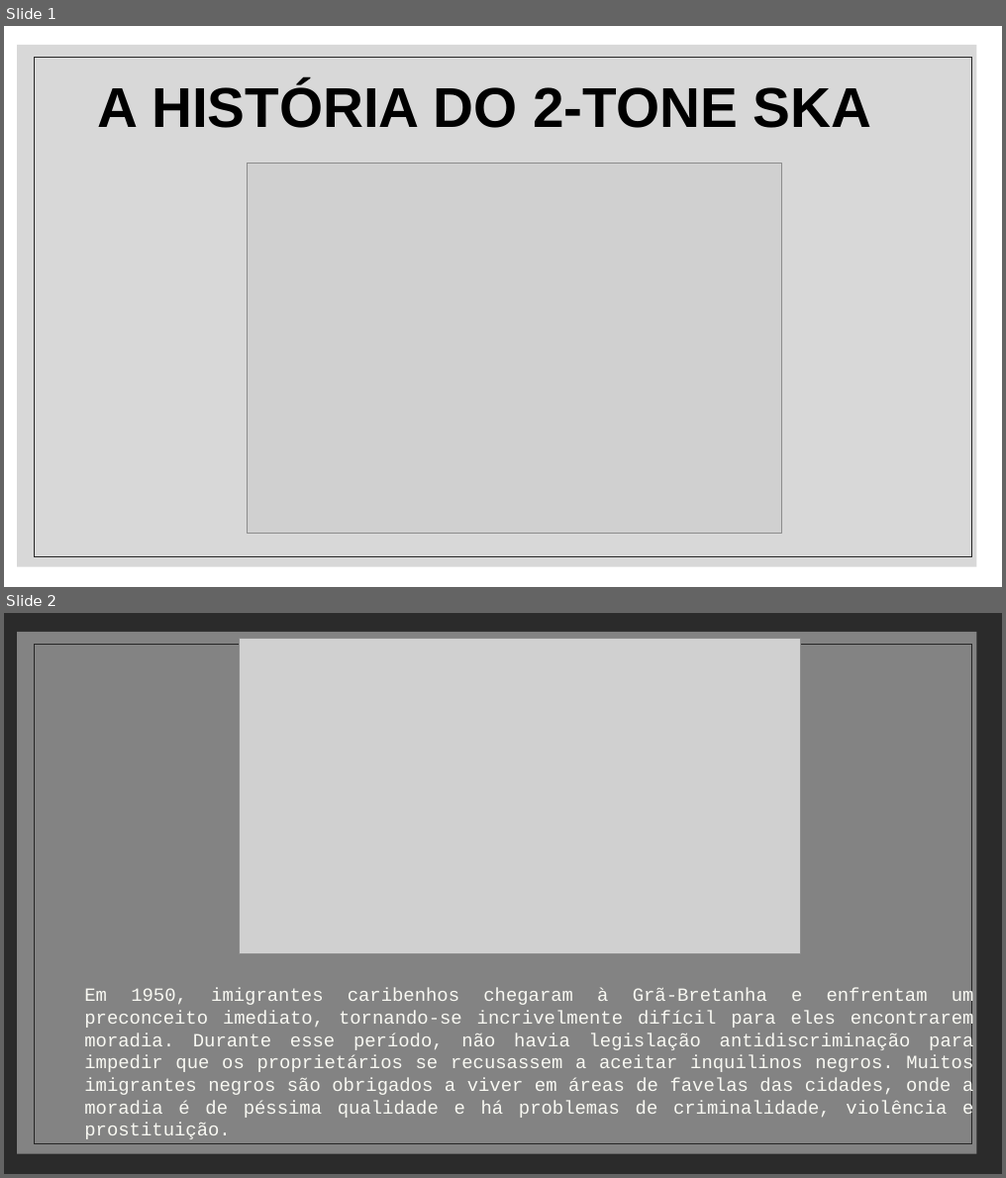
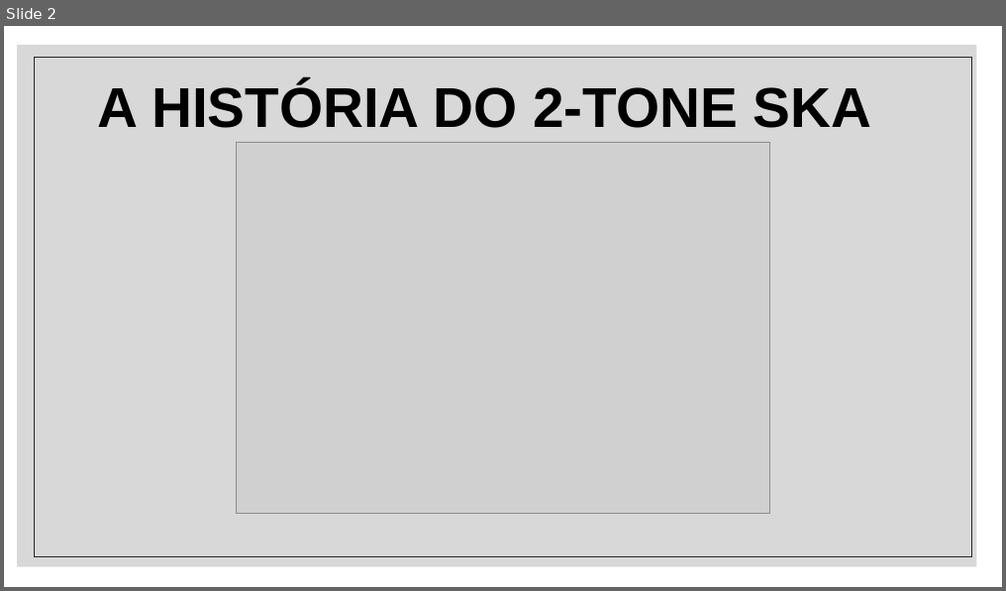
Before and after one commit to william-kokubun/projeto_individual, a slide deck: P.I/A HISTÓRIA DO 2-TONE SKA.pptx. Shown one above the other, each under a label of ours: slides 1 and 2 before the commit, slide 2 after it. The pictures are 1006x1178 and 1006x591 pixels, drawn with LibreOffice and Linux fonts; fonts in the diff are those of the drawing; grey boxes stand for pictures; background and template pictures are left out; a plain dark background stands for a picture behind light text. Boxes give left, top, right and bottom in pixels: in the first picture for what was removed or moved away, otherwise in the second. Text is boxed around its words. In the diff, an @@ line names an element or a change of style, - is before the commit and + after.

Commit message:
atualizei o powerpoint para ser mais claro e simplificado

```diff
--- a/P.I/A HISTÓRIA DO 2-TONE SKA.pptx
+++ b/P.I/A HISTÓRIA DO 2-TONE SKA.pptx
@@ slide 2 removed at box(4, 613, 1002, 1174), background picture (left out); not listed: 2 template elements that a slide beside it also shows @@
@@ rectangle removed at box(4, 613, 1002, 1174) @@
@@ picture removed at box(239, 639, 801, 955) @@
@@ text removed at box(84, 988, 974, 1119) @@
-Em 1950, imigrantes caribenhos chegaram à Grã-Bretanha e enfrentam um preconceito imediato, tornando-se incrivelmente difícil para eles encontrarem moradia. Durante esse período, não havia legislação antidiscriminação para impedir que os proprietários se recusassem a aceitar inquilinos negros. Muitos imigrantes negros são obrigados a viver em áreas de favelas das cidades, onde a moradia é de péssima qualidade e há problemas de criminalidade, violência e prostituição.
@@ what was slide 1 is now slide 2 @@
@@ slide 2 changed as well @@
@@ picture: place and size @@
-picture at box(248, 163, 782, 534)
+picture at box(236, 143, 770, 513)
```
Also in this commit, not shown: 1 other slide changed, 8 slides added, 2 other slides removed.
